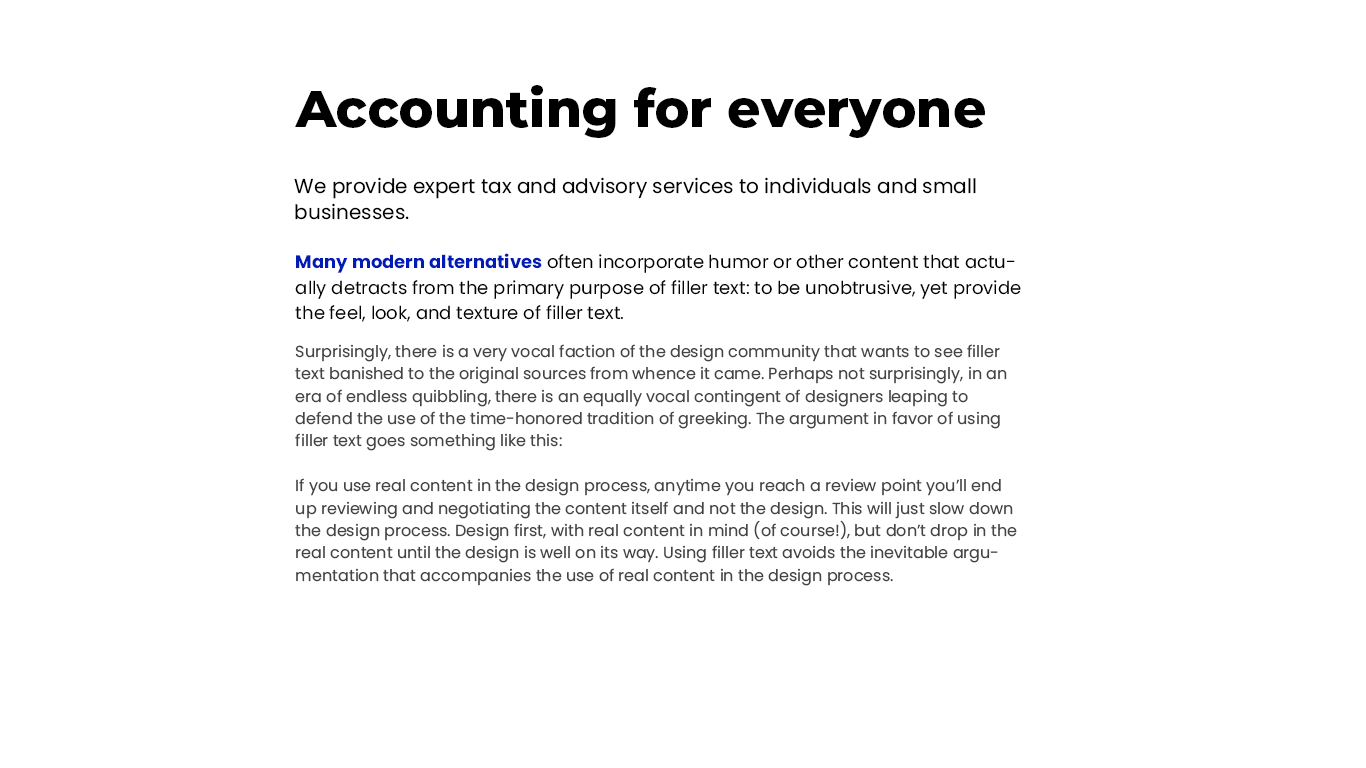
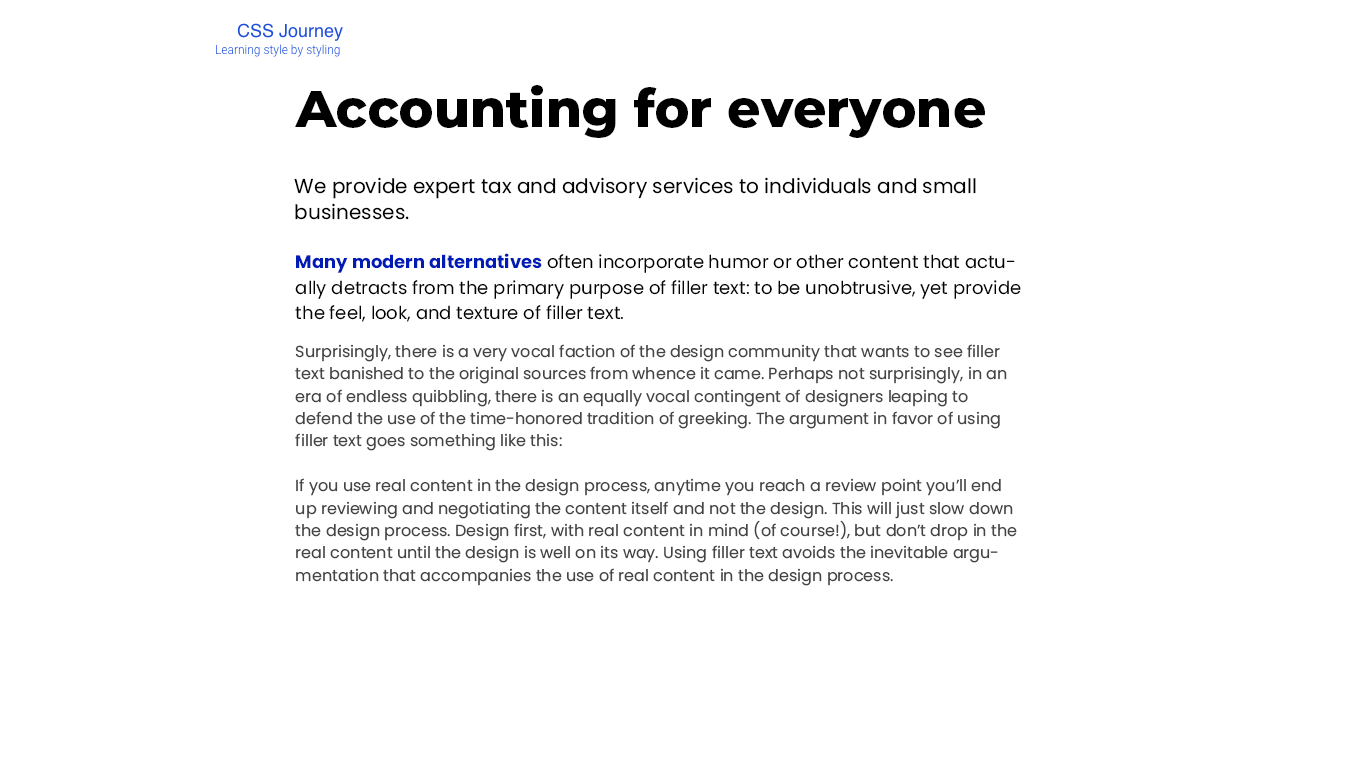
The second w=1366, h=768 image is a revision of the first. Changes to its layers:
added layer "Layer 1" in group "font-style-demo" over 216, 23, 343, 57
